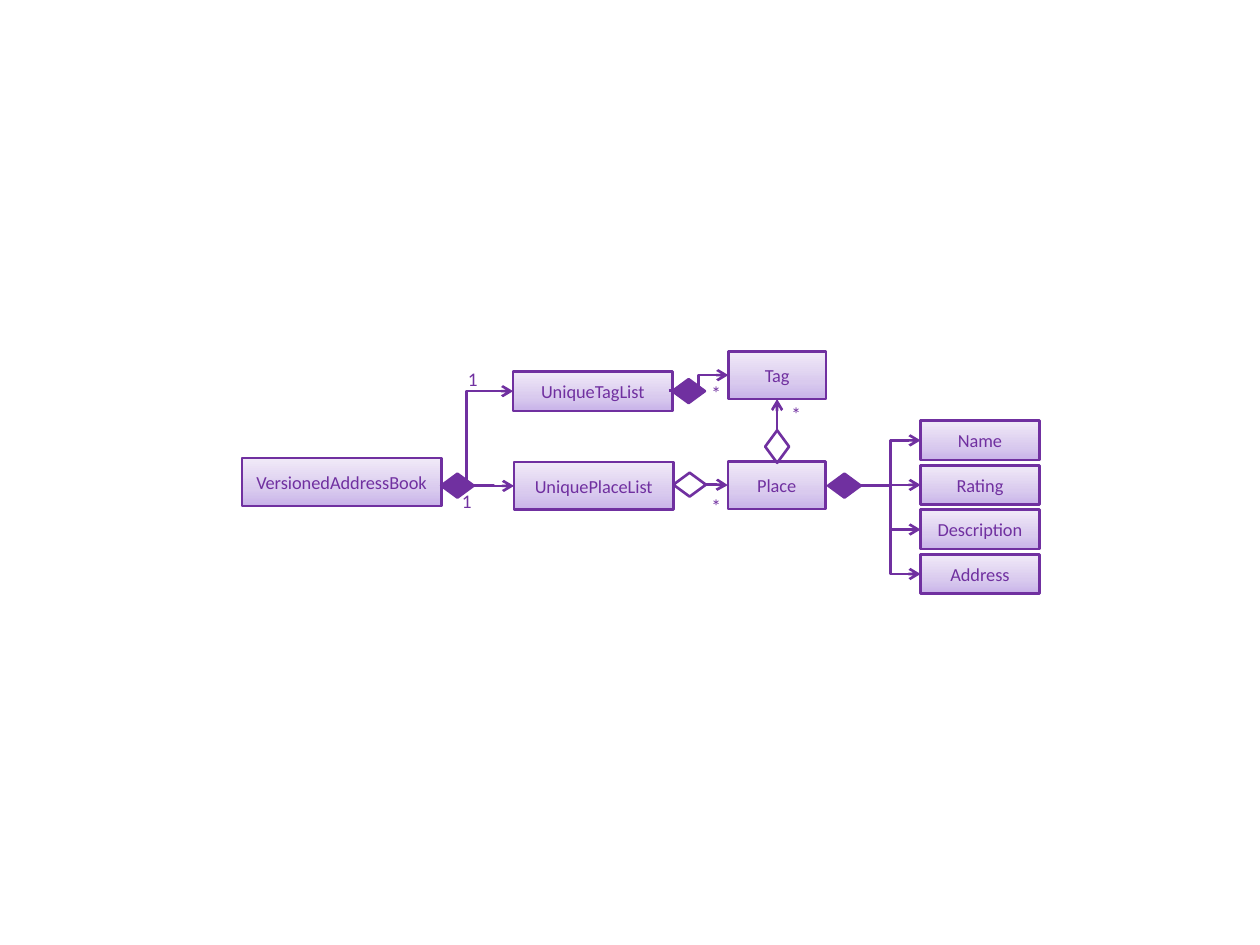
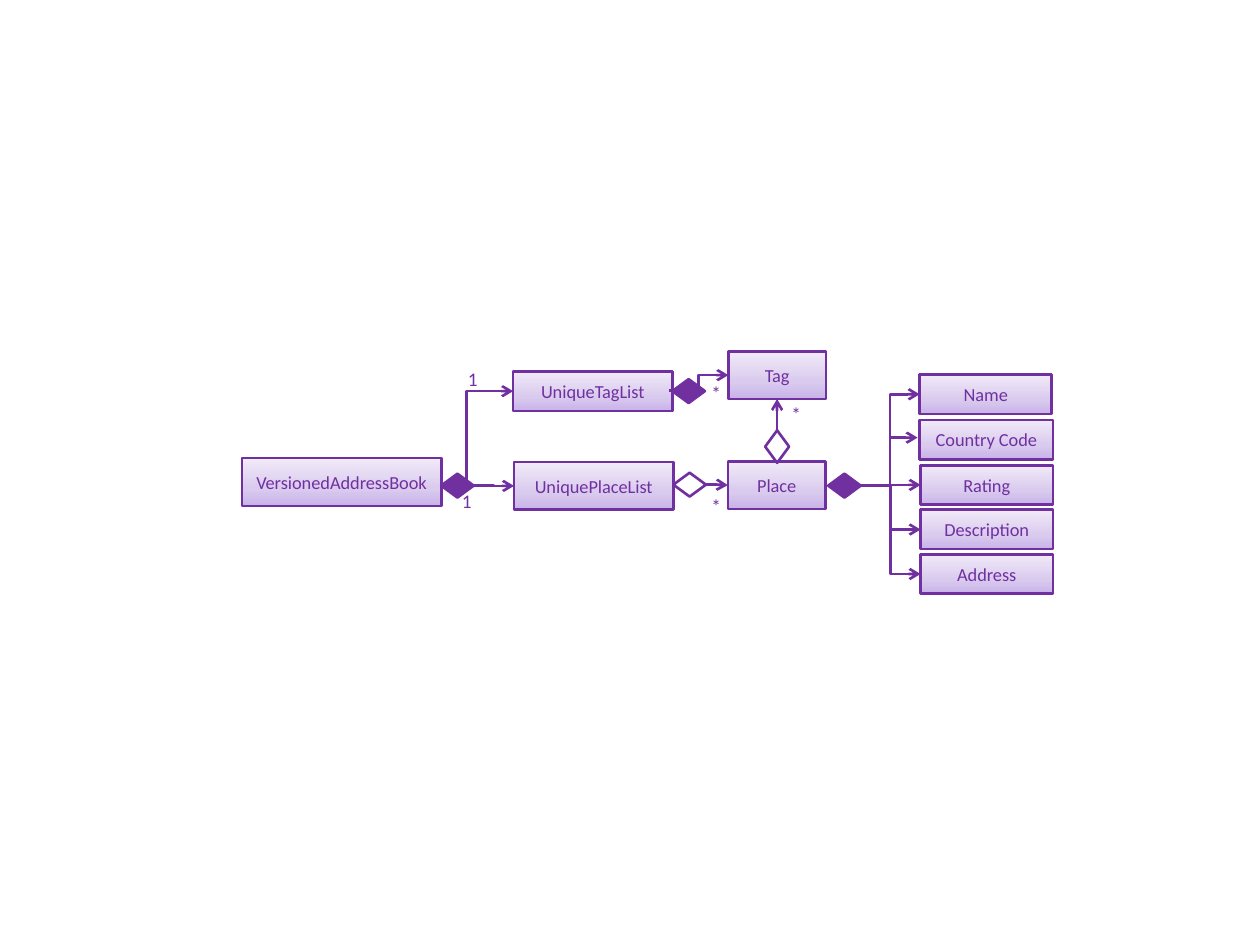
Before and after one commit to nus-cs2103-AY1819S2/addressbook-level4, a slide deck: slide 1 of docs/diagrams/ModelComponentClassBetterOopDiagram.pptx. Drawn at 1260x945 pixels with LibreOffice and Linux fonts; fonts in the diff are those of the drawing. Boxes give left, top, right and bottom in pixels: in the first picture for what was removed or moved away, otherwise in the second. Text is boxed around its words. In the diff, an @@ line names an element or a change of style, - is before the commit and + after.

```diff
--- a/docs/diagrams/ModelComponentClassBetterOopDiagram.pptx
+++ b/docs/diagrams/ModelComponentClassBetterOopDiagram.pptx
@@ rectangle "Name": place and size @@
-rectangle "Name" at (921, 421, 1040, 460)
+rectangle "Name" at (920, 374, 1052, 413)
@@ elbow arrow moved from (861, 485) - (921, 441) to (861, 485) - (920, 394) @@
@@ elbow arrow added from (861, 485) to (917, 437), #7030A0 1.5 pt @@
@@ rectangle added at (920, 420, 1053, 459), fill gradient #C9B5E8 to #D8CBEE to #F0EAF9, outline #7030A0 1.5 pt, 10.5 pt, text #7030A0 @@
+Country Code
@@ rectangle "Rating": place and size @@
-rectangle "Rating" at (921, 465, 1040, 504)
+rectangle "Rating" at (921, 465, 1053, 504)
@@ rectangle "Description": place and size @@
-rectangle "Description" at (921, 510, 1040, 549)
+rectangle "Description" at (921, 510, 1053, 549)
@@ rectangle "Address": place and size @@
-rectangle "Address" at (921, 554, 1040, 593)
+rectangle "Address" at (921, 554, 1053, 593)
```
Also in this commit, not shown: 11 other files.
